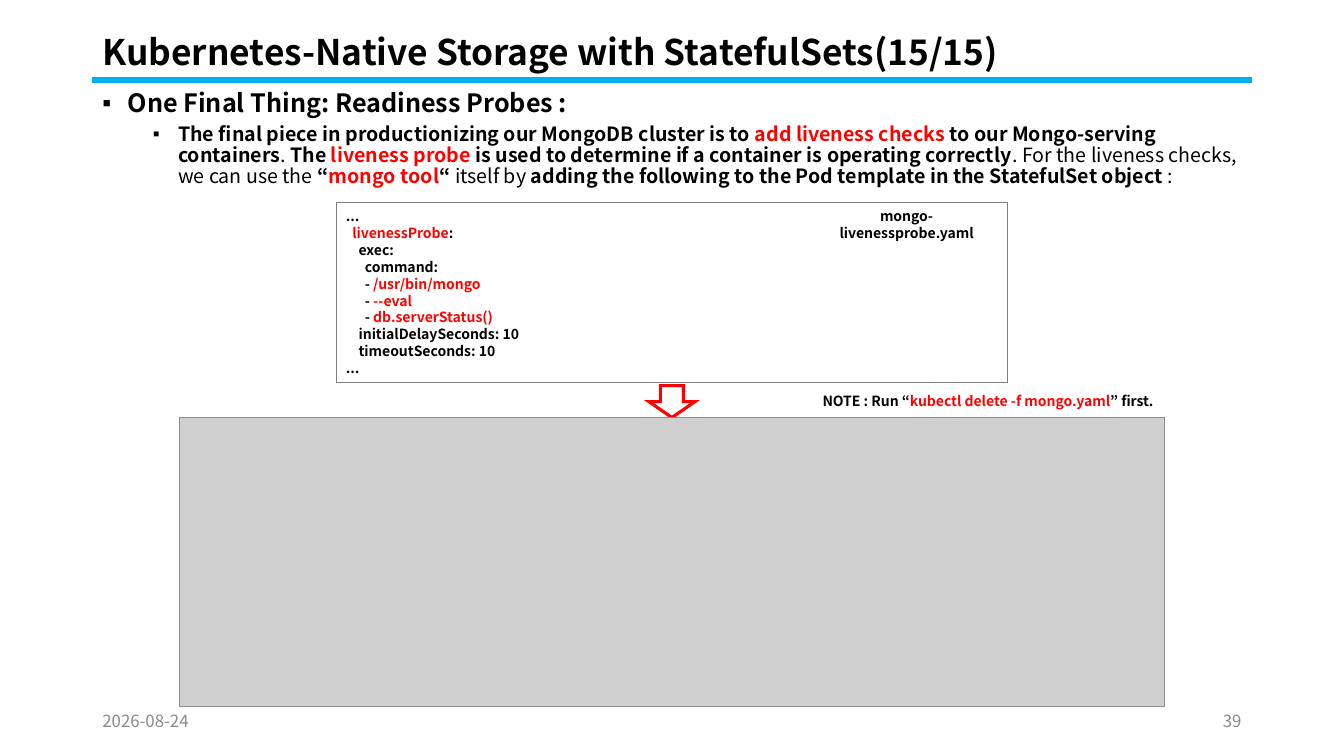
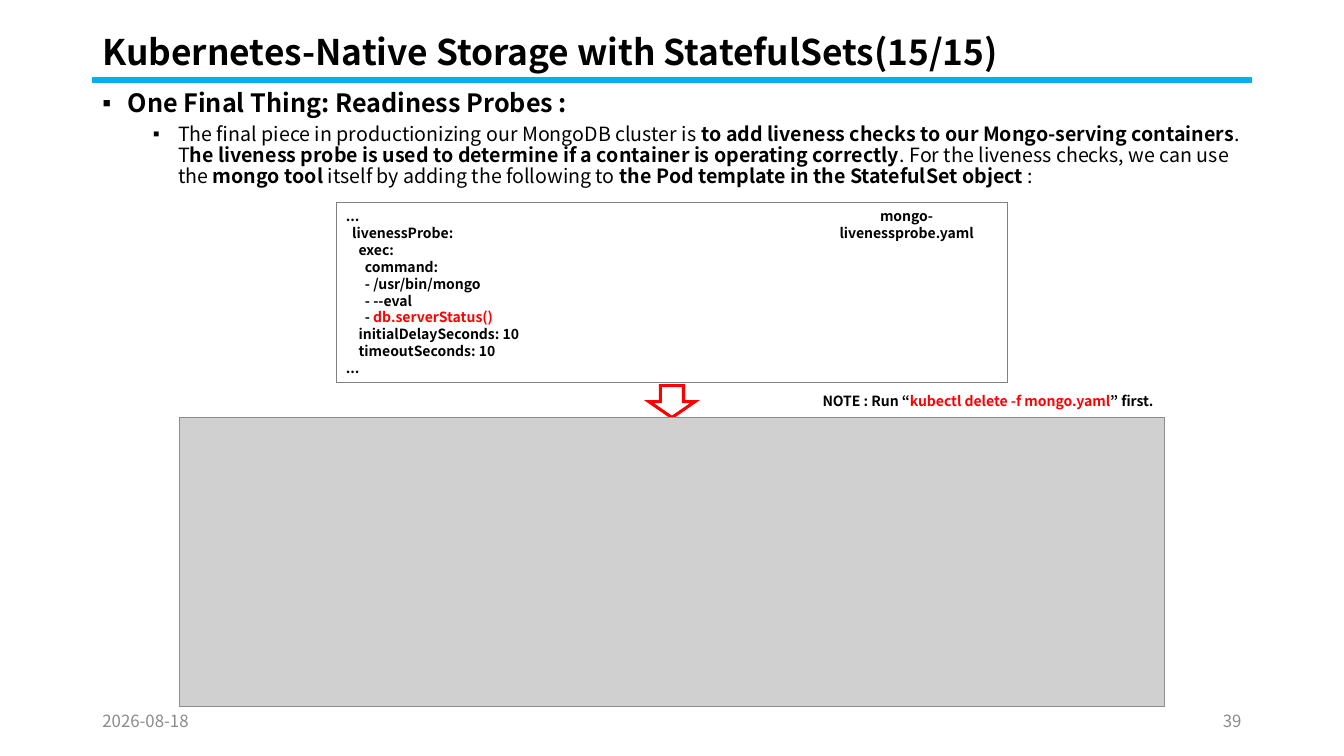
Before and after one commit to knix008/TestSimulator, a slide deck: slide 39 of Kubernetes/Kubernetes Part 05-2026.08.25.pptx. Drawn at 1344x756 pixels with LibreOffice and Linux fonts; fonts in the diff are those of the drawing; grey boxes stand for pictures. Boxes give left, top, right and bottom in pixels: in the first picture for what was removed or moved away, otherwise in the second. Text is boxed around its words. In the diff, an @@ line names an element or a change of style, - is before the commit and + after.

```diff
--- a/Kubernetes/Kubernetes Part 05-2026.08.25.pptx
+++ b/Kubernetes/Kubernetes Part 05-2026.08.25.pptx
@@ text at box(178, 125, 1240, 188): text changed @@
-  ▪ The final piece in productionizing our MongoDB cluster is to add liveness checks to our Mongo-serving containers. The liveness probe is used to determine if a container is operating correctly. For the liveness checks, we can use the “mongo tool“ itself by adding the following to the Pod template in the StatefulSet object :
+  ▪ The final piece in productionizing our MongoDB cluster is to add liveness checks to our Mongo-serving containers. The liveness probe is used to determine if a container is operating correctly. For the liveness checks, we can use the mongo tool itself by adding the following to the Pod template in the StatefulSet object :
@@ text in rectangle at box(352, 226, 480, 306): text colour #FF0000 to #000000 in "livenessProbe:", "/usr/bin/mongo", "--eval" @@
@@ text at box(102, 714, 188, 727): text changed @@
-2026-08-24
+2026-08-18
```
Also in this commit, not shown: 101 other slides changed, 17 other files.
